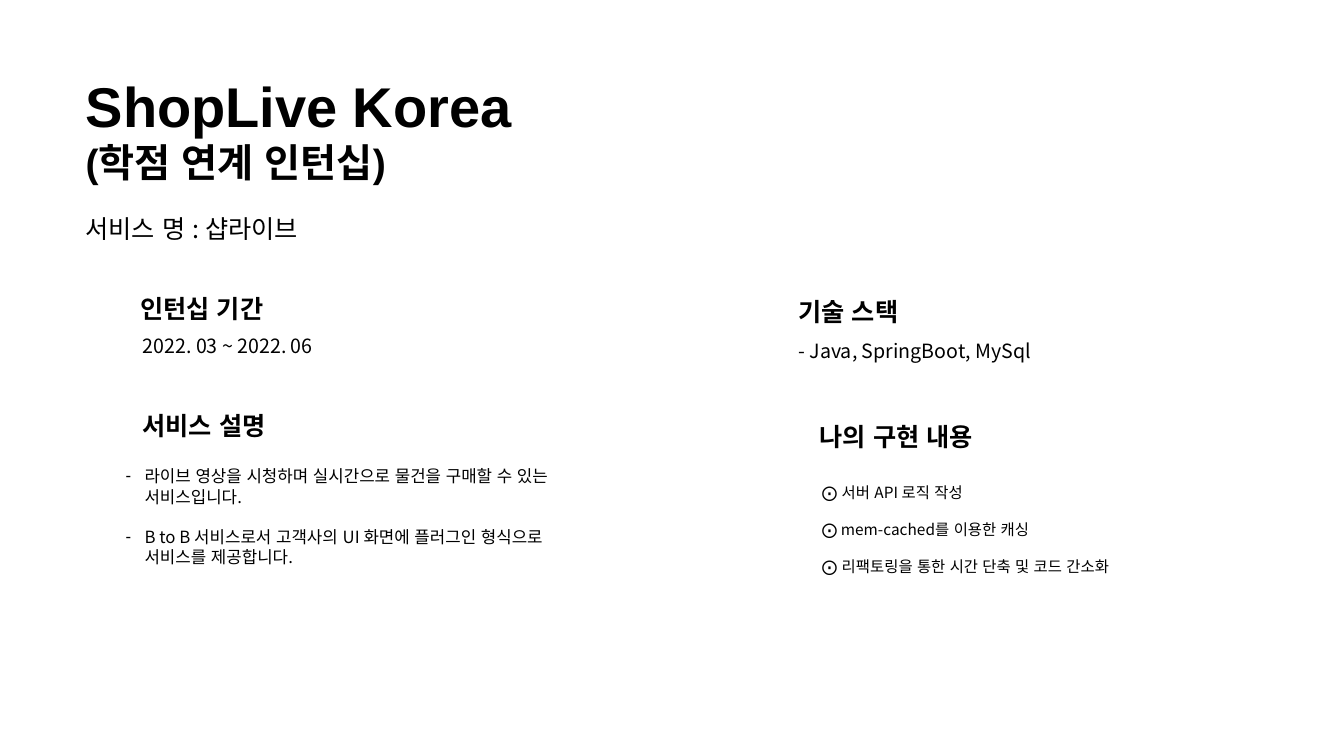
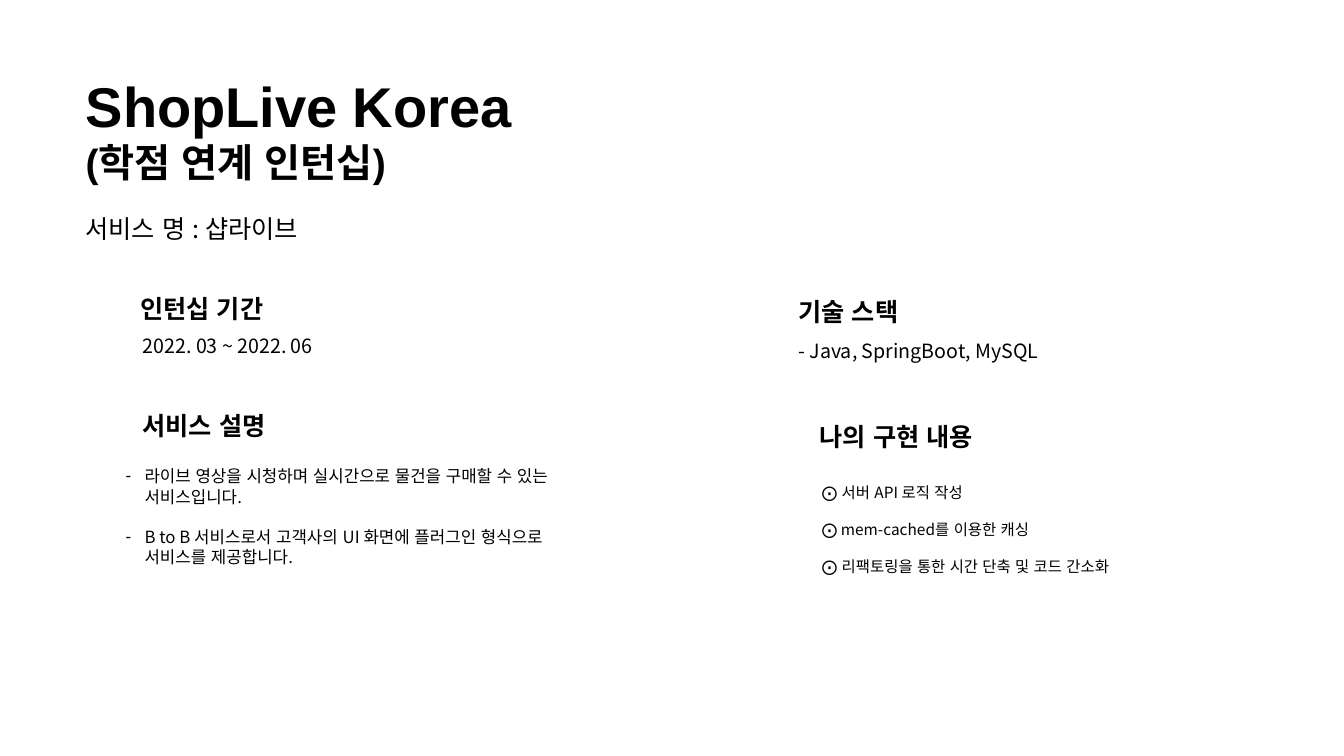
Before and after one commit to ohjinhokor/PortFolio, a slide deck: slide 9 of 오진호 포트폴리오.pptx. Drawn at 1344x756 pixels with LibreOffice and Linux fonts; fonts in the diff are those of the drawing; background and template pictures are left out. Boxes give left, top, right and bottom in pixels: in the first picture for what was removed or moved away, otherwise in the second. Text is boxed around its words. In the diff, an @@ line names an element or a change of style, - is before the commit and + after.

```diff
--- a/오진호 포트폴리오.pptx
+++ b/오진호 포트폴리오.pptx
@@ text at box(810, 343, 1039, 363): text changed @@
-- Java, SpringBoot, MySql
+- Java, SpringBoot, MySQL
```
Also in this commit, not shown: 2 other slides changed, 3 other files.
